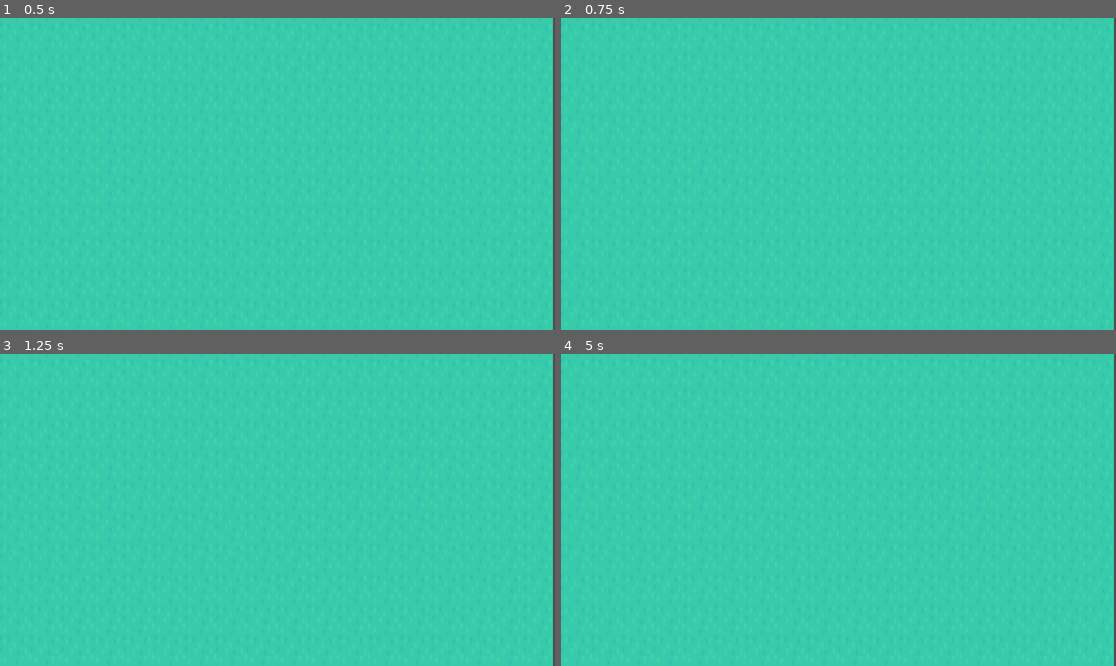
Above: before the commit, frames 1-4 (two rows, left to right).
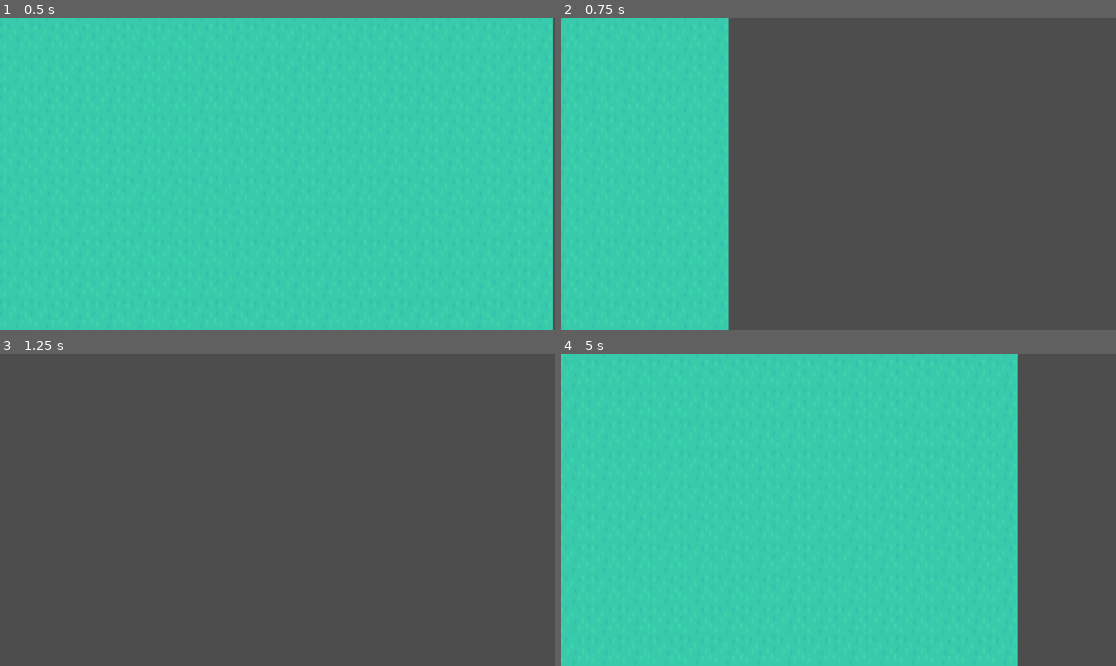
Above: after the commit, the same moments.

Repository: AkeinR/GMTK-2024
Game: Godot game, scene res://Scenes/Game.tscn
The game is run twice, just before and just after one commit, with the same random seed, the same clock (stepped at 60 frames per second) and the same inputs.
Inputs (mouse positions are in pixels of both pictures, inside the frame that each line leads up to):
- Up to frame 1 (0.5 s): no input
- Up to frame 2 (0.75 s): tap Enter at 0.5 s; move the mouse to (960, 158) at 0.52 s; hold D (right, bound only after the commit) from 0.53 s (still down); hold Right mouse button (pan, bound only before the commit) from 0.53 s (still down)
- Up to frame 3 (1.25 s): keep holding D (right, bound only after the commit); keep holding Right mouse button (pan, bound only before the commit)
- Up to frame 4 (5 s): tap Space at 1.25, 2.75, 4.25 s; move the mouse to (727, 525) at 1.27 s; release D (right, bound only after the commit) at 1.28 s; release Right mouse button (pan, bound only before the commit) at 1.28 s; hold S (down, bound only after the commit) 1.28-2.03 s; right-click (727, 525) at 1.35 s; tap Enter at 2, 3.5 s; move the mouse to (894, 441) at 2.02 s; press the mouse at (894, 441) at 2.03 s; hold D (right, bound only after the commit) 2.03-2.78 s; right-click (894, 441) at 2.3 s; move the mouse to (810, 572) at 2.77 s; release the mouse at (810, 572) at 2.78 s; hold W (up, bound only after the commit) 2.78-3.53 s; tap X (remove) at 2.85 s; right-click (810, 572) at 3.05 s; move the mouse to (1005, 556) at 3.52 s; hold 1 3.53-4.28 s; hold A (left, bound only after the commit) from 3.53 s (still down); right-click (1005, 556) at 3.8 s; move the mouse to (672, 463) at 4.27 s; tap 2 at 4.35 s; right-click (672, 463) at 4.55 s

Frame 1 is identical in both runs. In frame 2, 69% of the frame differs, in the area x 30-100%, y 0-100%; in frame 3, 100%, in the area x 0-100%, y 0-100%; in frame 4, 17%.
Error in both runs: Invalid operands 'String' and 'int' in operator '+'. (res://Scripts/TileManager.gd:32)

Commit message:
Arrow key based camera panning
y axis isn't working but x axis is fine

Diff:
--- a/Scenes/Game.tscn
+++ b/Scenes/Game.tscn
@@ -506,6 +506,7 @@
 script = ExtResource("2_4wsmh")
 
 [node name="Camera2D" type="Camera2D" parent="."]
+position = Vector2(2.08165e-12, 2.08165e-12)
 zoom = Vector2(4, 4)
 limit_top = -79
 script = ExtResource("3_nj2d5")
--- a/Scripts/Camera2D.gd
+++ b/Scripts/Camera2D.gd
@@ -1,4 +1,7 @@
 extends Camera2D
+
+
+@export var panSpeed = 1000
 
 # Called when the node enters the scene tree for the first time.
 func _ready():
@@ -7,6 +10,7 @@
 
 # Called every frame. 'delta' is the elapsed time since the previous frame.
 func _process(delta):
-	var mVel = Input.get_last_mouse_velocity()
-	if Input.is_action_pressed("pan"):
-		position = (mVel * delta) * 16
+	var dir = Input.get_vector("left", "right", "up", "down")
+	print(position + ((dir * panSpeed) * delta))
+	position += ((dir * panSpeed) * delta)
+	print(position)
--- a/project.godot
+++ b/project.godot
@@ -27,8 +27,27 @@
 "events": [Object(InputEventKey,"resource_local_to_scene":false,"resource_name":"","device":-1,"window_id":0,"alt_pressed":false,"shift_pressed":false,"ctrl_pressed":false,"meta_pressed":false,"pressed":false,"keycode":0,"physical_keycode":88,"key_label":0,"unicode":120,"echo":false,"script":null)
 ]
 }
-pan={
+up={
 "deadzone": 0.5,
-"events": [Object(InputEventMouseButton,"resource_local_to_scene":false,"resource_name":"","device":-1,"window_id":0,"alt_pressed":false,"shift_pressed":false,"ctrl_pressed":false,"meta_pressed":false,"button_mask":0,"position":Vector2(0, 0),"global_position":Vector2(0, 0),"factor":1.0,"button_index":2,"canceled":false,"pressed":false,"double_click":false,"script":null)
+"events": [Object(InputEventKey,"resource_local_to_scene":false,"resource_name":"","device":-1,"window_id":0,"alt_pressed":false,"shift_pressed":false,"ctrl_pressed":false,"meta_pressed":false,"pressed":false,"keycode":0,"physical_keycode":87,"key_label":0,"unicode":119,"echo":false,"script":null)
+, Object(InputEventKey,"resource_local_to_scene":false,"resource_name":"","device":-1,"window_id":0,"alt_pressed":false,"shift_pressed":false,"ctrl_pressed":false,"meta_pressed":false,"pressed":false,"keycode":0,"physical_keycode":4194320,"key_label":0,"unicode":0,"echo":false,"script":null)
 ]
 }
+right={
+"deadzone": 0.5,
+"events": [Object(InputEventKey,"resource_local_to_scene":false,"resource_name":"","device":-1,"window_id":0,"alt_pressed":false,"shift_pressed":false,"ctrl_pressed":false,"meta_pressed":false,"pressed":false,"keycode":0,"physical_keycode":68,"key_label":0,"unicode":100,"echo":false,"script":null)
+, Object(InputEventKey,"resource_local_to_scene":false,"resource_name":"","device":-1,"window_id":0,"alt_pressed":false,"shift_pressed":false,"ctrl_pressed":false,"meta_pressed":false,"pressed":false,"keycode":0,"physical_keycode":4194321,"key_label":0,"unicode":0,"echo":false,"script":null)
+]
+}
+down={
+"deadzone": 0.5,
+"events": [Object(InputEventKey,"resource_local_to_scene":false,"resource_name":"","device":-1,"window_id":0,"alt_pressed":false,"shift_pressed":false,"ctrl_pressed":false,"meta_pressed":false,"pressed":false,"keycode":0,"physical_keycode":83,"key_label":0,"unicode":115,"echo":false,"script":null)
+, Object(InputEventKey,"resource_local_to_scene":false,"resource_name":"","device":-1,"window_id":0,"alt_pressed":false,"shift_pressed":false,"ctrl_pressed":false,"meta_pressed":false,"pressed":false,"keycode":0,"physical_keycode":4194322,"key_label":0,"unicode":0,"echo":false,"script":null)
+]
+}
+left={
+"deadzone": 0.5,
+"events": [Object(InputEventKey,"resource_local_to_scene":false,"resource_name":"","device":-1,"window_id":0,"alt_pressed":false,"shift_pressed":false,"ctrl_pressed":false,"meta_pressed":false,"pressed":false,"keycode":0,"physical_keycode":65,"key_label":0,"unicode":97,"echo":false,"script":null)
+, Object(InputEventKey,"resource_local_to_scene":false,"resource_name":"","device":-1,"window_id":0,"alt_pressed":false,"shift_pressed":false,"ctrl_pressed":false,"meta_pressed":false,"pressed":false,"keycode":0,"physical_keycode":4194319,"key_label":0,"unicode":0,"echo":false,"script":null)
+]
+}
